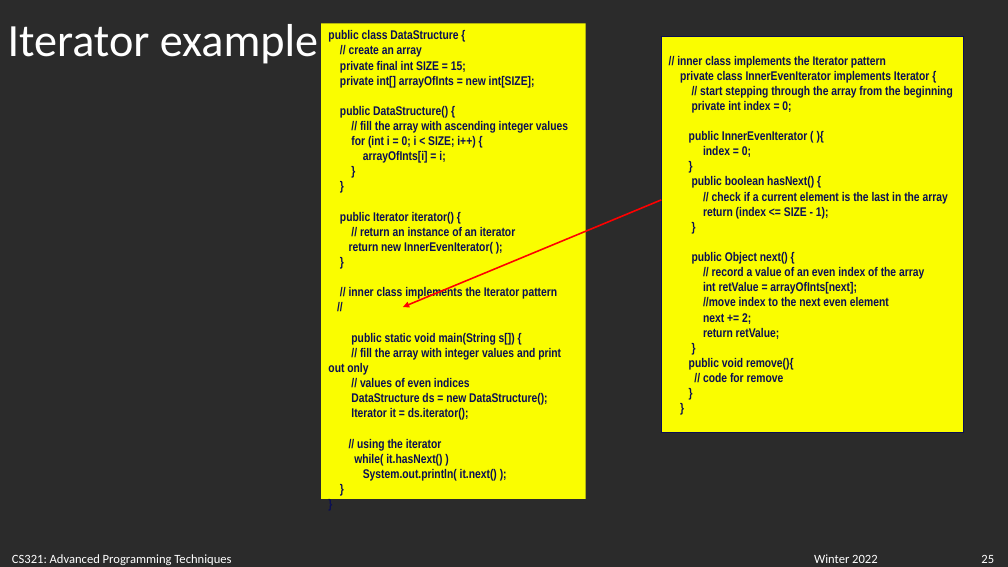
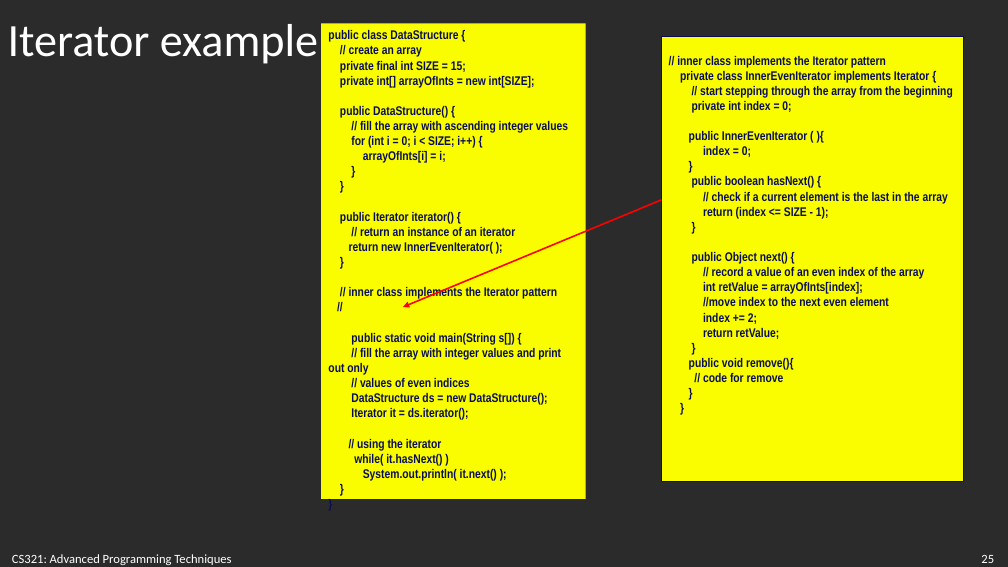
Before and after one commit to gmierzwinski/gmierzwinski.github.io, a slide deck: slide 25 of bishops/cs321/resources/CS321_Lecture_09.pptx. Drawn at 1008x567 pixels with LibreOffice and Linux fonts; fonts in the diff are those of the drawing; background and template pictures are left out; a plain dark background stands for a picture behind light text. Boxes give left, top, right and bottom in pixels: in the first picture for what was removed or moved away, otherwise in the second. Text is boxed around its words. In the diff, an @@ line names an element or a change of style, - is before the commit and + after.

```diff
--- a/bishops/cs321/resources/CS321_Lecture_09.pptx
+++ b/bishops/cs321/resources/CS321_Lecture_09.pptx
@@ rectangle "// inner class implements the ...": place and size @@
-rectangle "// inner class implements the ..." at bbox=[662, 36, 964, 433]
+rectangle "// inner class implements the ..." at bbox=[662, 36, 964, 482]
@@ text in rectangle at bbox=[703, 282, 862, 294]: text changed @@
-int retValue = arrayOfInts[next];
+int retValue = arrayOfInts[index];
@@ text in rectangle at bbox=[703, 313, 757, 324]: text changed @@
-next += 2;
+index += 2;
@@ text removed at bbox=[814, 554, 878, 563] @@
-Winter 2022
```
Also in this commit, not shown: 29 other slides changed, 2 other files.
